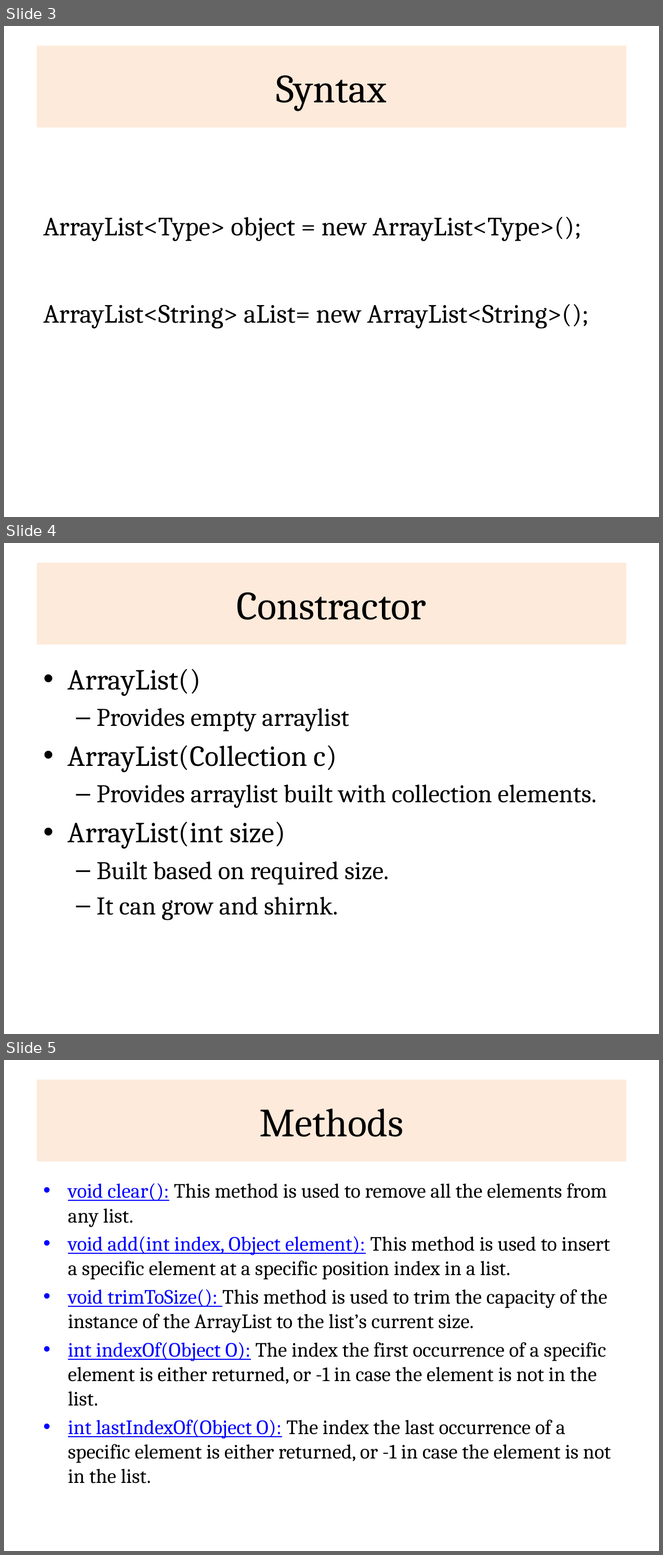
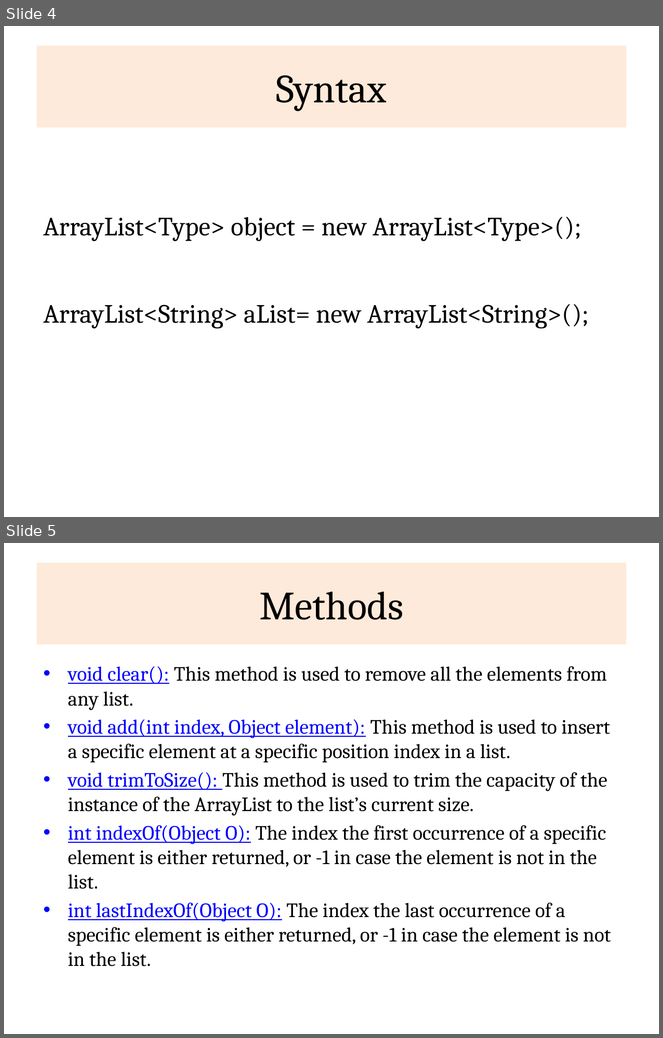
Before and after one commit to rajasekaran36/CS8392-OOPS, a slide deck: Presentations/Unit 2/CS8392-U2-8-ArrayList.pptx. Shown one above the other, each under a label of ours: slides 3, 4 and 5 before the commit, slides 4 and 5 after it. The pictures are 663x1555 and 663x1038 pixels, drawn with LibreOffice and Linux fonts; fonts in the diff are those of the drawing. Boxes give left, top, right and bottom in pixels: in the first picture for what was removed or moved away, otherwise in the second. Text is boxed around its words. In the diff, an @@ line names an element or a change of style, - is before the commit and + after.

```diff
--- a/Presentations/Unit 2/CS8392-U2-8-ArrayList.pptx
+++ b/Presentations/Unit 2/CS8392-U2-8-ArrayList.pptx
@@ slide 4 removed at <box>4,543,659,1034</box>, background #FFFFFF @@
@@ title removed at <box>37,563,626,644</box> @@
-Constractor
@@ text removed at <box>68,669,597,921</box> @@
-• ArrayList()
-  – Provides empty arraylist
-• ArrayList(Collection c)
-  – Provides arraylist built with collection elements.
-• ArrayList(int size)
-  – Built based on required size.
-  – It can grow and shirnk.
@@ what was slide 3 is now slide 4 @@
```
Also in this commit, not shown: 1 slide changed, 1 slide added, 7 other files.
